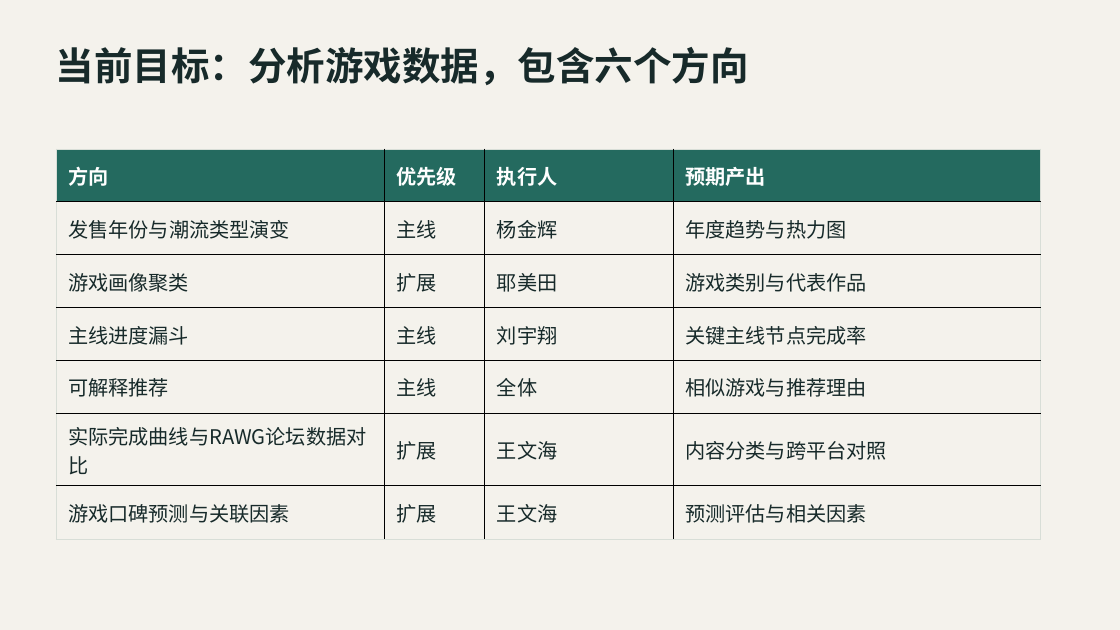
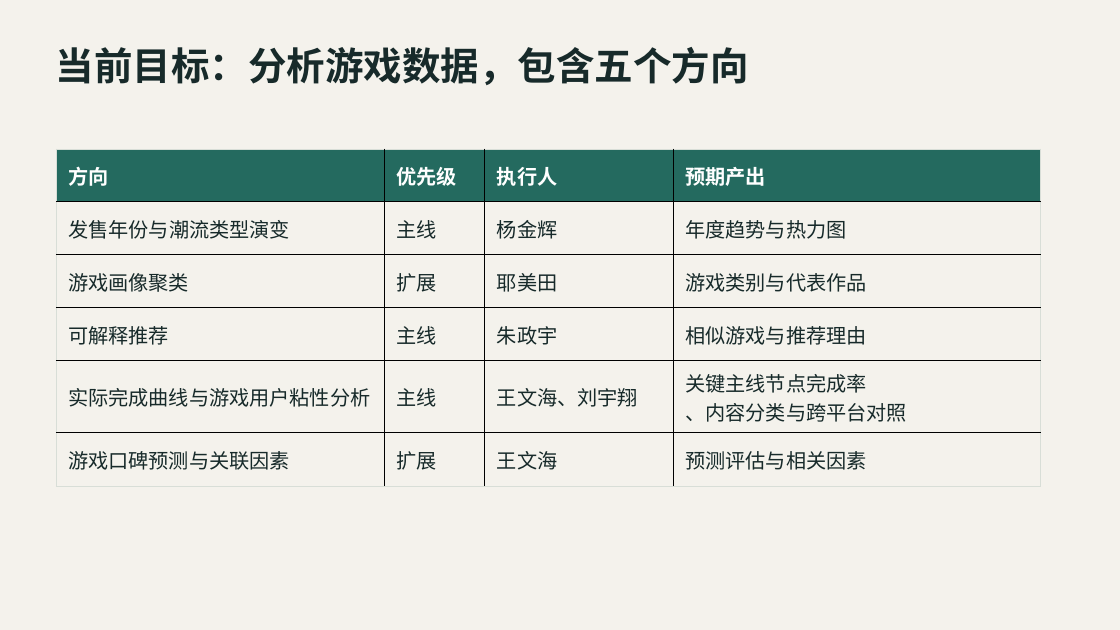
Before and after one commit to WwhdsOne/achievement-analytics, a slide deck: slide 2 of docs/presentations/第六组选题PPT.pptx. Drawn at 1120x630 pixels with LibreOffice and Linux fonts; fonts in the diff are those of the drawing. Boxes give left, top, right and bottom in pixels: in the first picture for what was removed or moved away, otherwise in the second. Text is boxed around its words. In the diff, an @@ line names an element or a change of style, - is before the commit and + after.

```diff
--- a/docs/presentations/第六组选题PPT.pptx
+++ b/docs/presentations/第六组选题PPT.pptx
@@ text at (56,47,749,85): text changed @@
-当前目标：分析游戏数据，包含六个方向
+当前目标：分析游戏数据，包含五个方向
@@ table at (56,149,1042,529) @@
-row 4: 主线进度漏斗 | 主线 | 刘宇翔 | 关键主线节点完成率
-row 5: 可解释推荐 | 主线 | 全体 | 相似游戏与推荐理由
-row 6: 实际完成曲线与RAWG论坛数据对比 | 扩展 | 王文海 | 内容分类与跨平台对照
+row 4: 可解释推荐 | 主线 | 朱政宇 | 相似游戏与推荐理由
+row 5: 实际完成曲线与游戏用户粘性分析 | 主线 | 王文海、刘宇翔 | 关键主线节点完成率 / 、内容分类与跨平台对照
```
Also in this commit, not shown: 2 other files.
